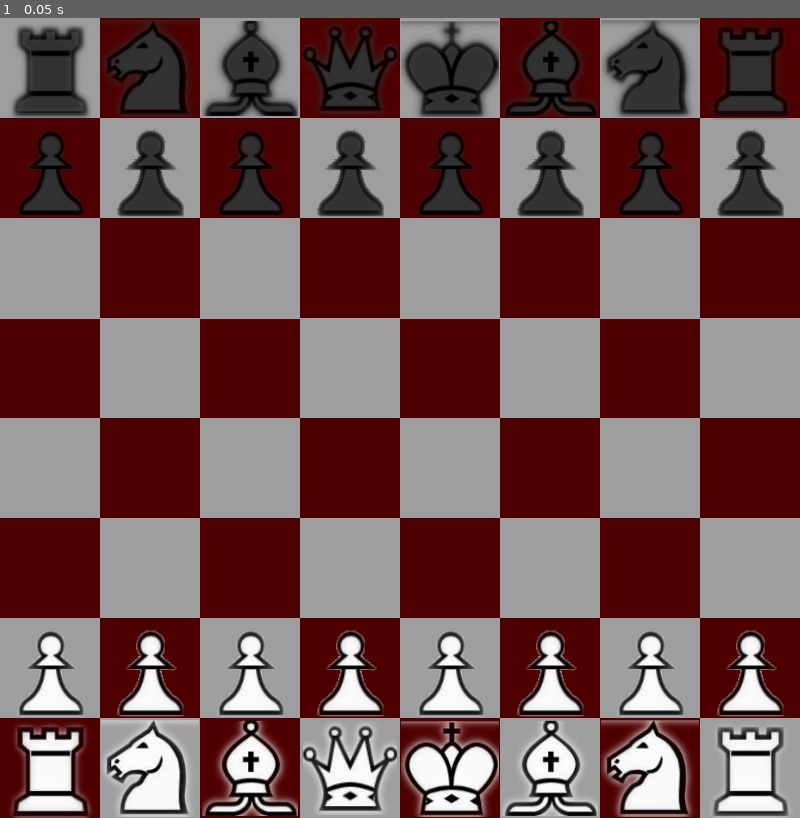
Above: before the commit, frame 1.
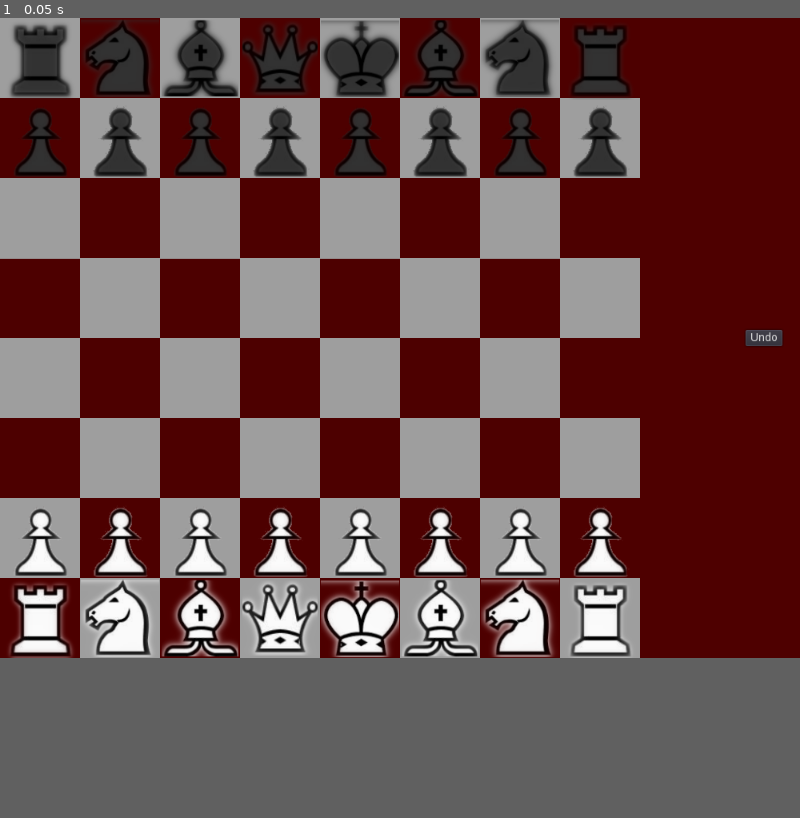
Above: after the commit, the same moment.

Repository: Laks0/Ajedrez-godot
Game: Godot game, scene res://scenes/Game.tscn
The game is run twice, just before and just after one commit, with the same random seed, the same clock (stepped at 60 frames per second) and the same inputs. The engine's default icon, where the game draws it, is replaced by a stand-in: a white triangle on a blue panel in a dark square.
Inputs:
- Up to frame 1 (0.05 s): no input
The window is 800x800 before the commit and 800x640 after it. Grey fills any space a smaller window leaves; there, only what the larger window draws over its background counts as a difference.

The runs differ from the first frame. In frame 1, 62% of the frame differs, in the area x 0-100%, y 0-100%.

Commit message:
Boton undo

Diff:
--- a/project.godot
+++ b/project.godot
@@ -21,7 +21,7 @@
 
 [display]
 
-window/size/width=800
+window/size/width=1000
 window/size/height=800
 
 [input]
--- a/scenes/Game.tscn
+++ b/scenes/Game.tscn
@@ -32,3 +32,18 @@
 texture = ExtResource( 3 )
 centered = false
 flip_h = true
+
+[node name="Undo" type="Button" parent="."]
+anchor_left = 1.0
+anchor_top = 0.5
+anchor_right = 1.0
+anchor_bottom = 0.5
+margin_left = -68.0
+margin_top = -10.0
+margin_right = -22.0
+margin_bottom = 10.0
+text = "Undo"
+__meta__ = {
+"_edit_use_anchors_": false
+}
+[connection signal="button_up" from="Undo" to="Board" method="_on_Undo_button_up"]
--- a/scripts/board.gd
+++ b/scripts/board.gd
@@ -8,6 +8,9 @@
 export (PackedScene) var Torre
 
 var grid = []
+
+var prev_grid
+var eaten
 
 var turn = -1 # Turno, -1 = blancas, 1 = negras
 
@@ -38,7 +41,11 @@
 	add_child(p)
 
 func move_piece(from, to):
+	prev_grid = get_grid()
+	eaten = null
+
 	if grid[to.x][to.y] != null: # Verificar si la casilla está ocupada
+		eaten = grid[to.x][to.y]
 		grid[to.x][to.y].kill() # Comer la pieza que la ocupa
 
 	move_grid(from, to)
@@ -114,3 +121,16 @@
 	# Reyes
 	spawn_piece(Rey, Vector2(4, 7), -1)
 	spawn_piece(Rey, Vector2(4, 0), 1)
+
+
+func _on_Undo_button_up():
+	grid = prev_grid.duplicate(true)
+	for x in grid.size():
+		for y in grid[0].size():
+			var p = grid[x][y]
+			if p != null:
+				p.update_position(Vector2(x, y))
+	if eaten != null:
+		add_child(eaten)
+		eaten.update_position(eaten.grid_pos)
+	turn *= -1
